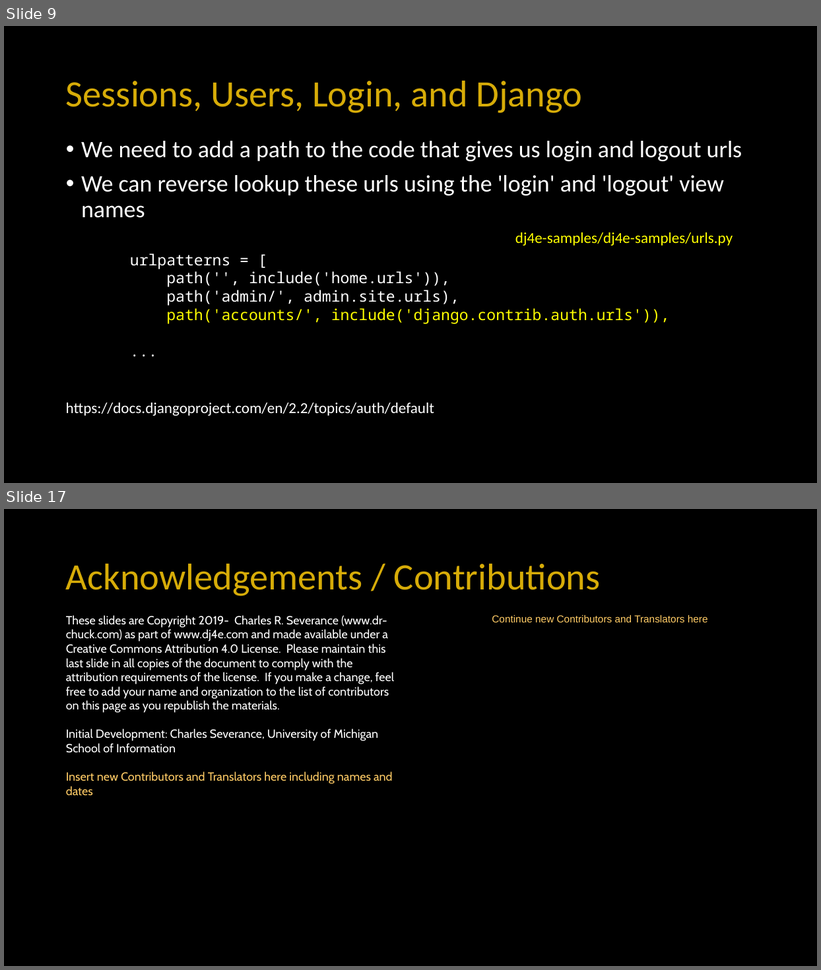
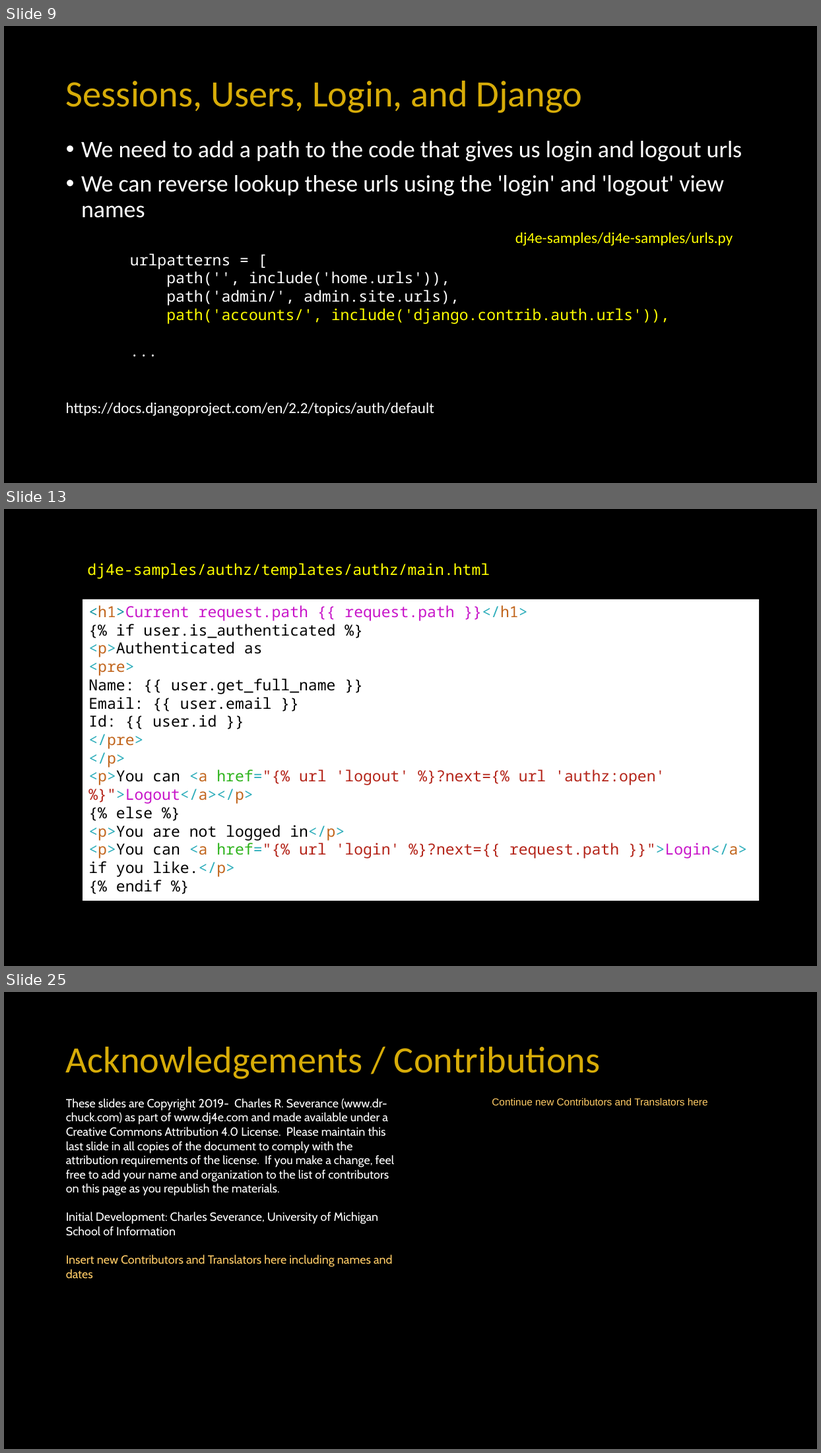
Before and after one commit to csev/dj4e, a slide deck: lectures/DJ-08-Login.pptx. Shown one above the other, each under a label of ours: slides 9 and 17 before the commit, slides 9, 13 and 25 after it; the slides between them are not shown. The pictures are 821x970 and 821x1453 pixels, drawn with LibreOffice and Linux fonts; fonts in the diff are those of the drawing. Boxes give left, top, right and bottom in pixels: in the first picture for what was removed or moved away, otherwise in the second. Text is boxed around its words. In the diff, an @@ line names an element or a change of style, - is before the commit and + after.

Commit message:
MVP Login lecture

```diff
--- a/lectures/DJ-08-Login.pptx
+++ b/lectures/DJ-08-Login.pptx
@@ slide 13 added at (x1=4, y1=509, x2=817, y2=966), background #000000 @@
@@ text added at (x1=87, y1=563, x2=490, y2=579), 18 pt, text #FFFF00 @@
+dj4e-samples/authz/templates/authz/main.html
@@ rectangle added at (x1=83, y1=599, x2=759, y2=901), fill #FFFFFF, 18 pt, text #000000 @@
+<h1>Current request.path {{ request.path }}</h1>
+{% if user.is_authenticated %}
+<p>Authenticated as
+<pre>
+Name: {{ user.get_full_name }}
+Email: {{ user.email }}
+Id: {{ user.id }}
+</pre>
+</p>
+<p>You can <a href="{% url 'logout' %}?next={% url 'authz:open' %}">Logout</a></p>
+{% else %}
+<p>You are not logged in</p>
+<p>You can <a href="{% url 'login' %}?next={{ request.path }}">Login</a> if you like.</p>
+{% endif %}
@@ what was slide 17 is now slide 25 @@
```
Also in this commit, not shown: 6 slides changed, 9 other slides added, 2 slides removed, 2 other files.
